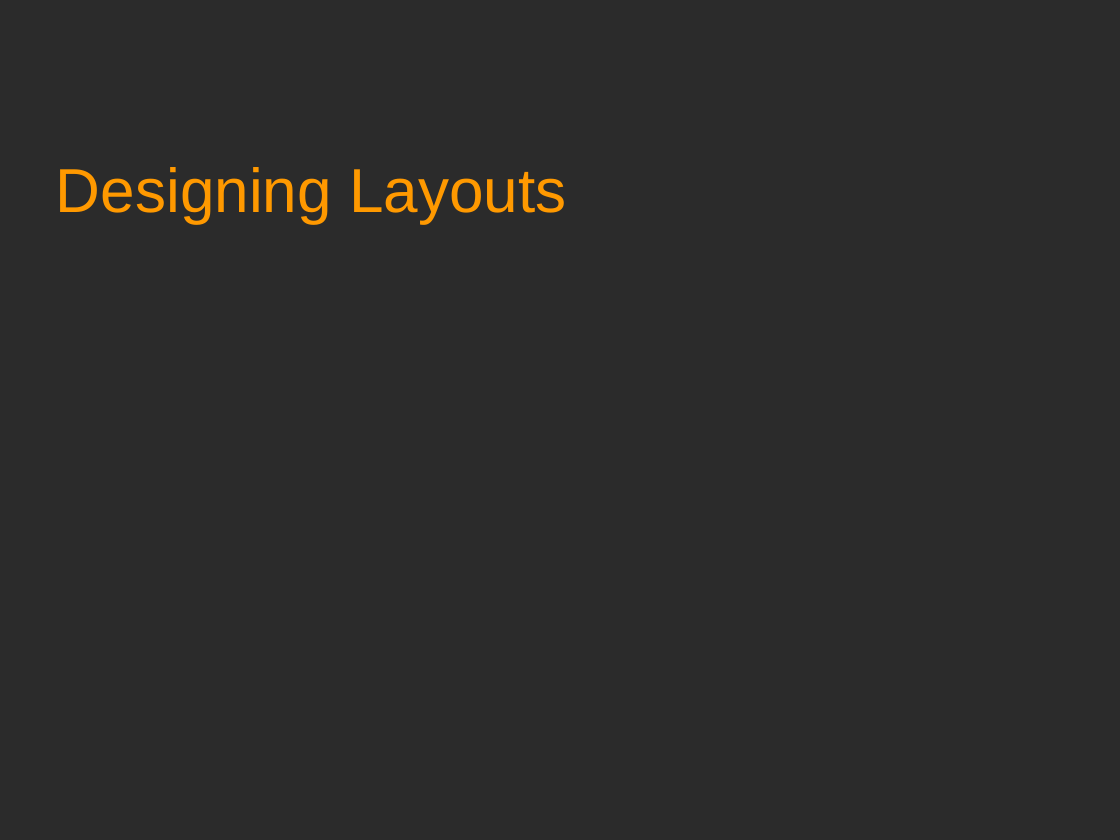
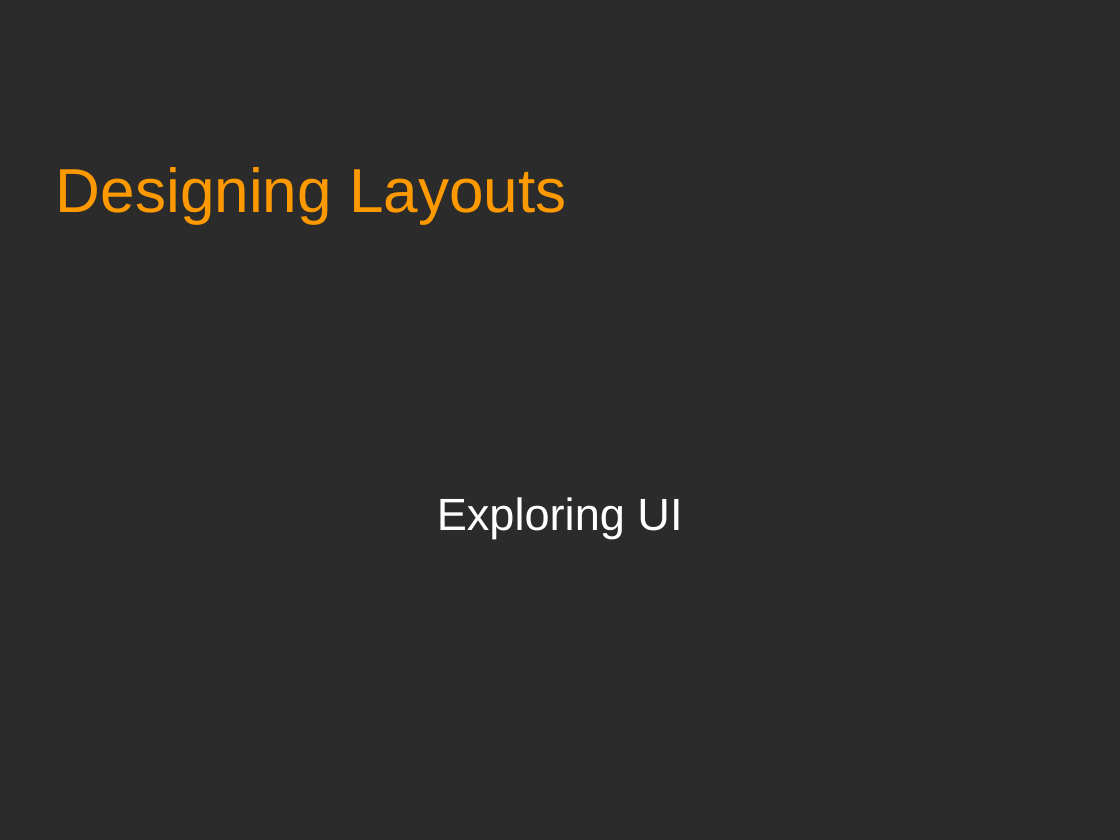
Before and after one commit to Academy-Soft-Intellect/Android-Programming-for-Beginners, a slide deck: slide 1 of 04_Designing_Layouts.odp. Drawn at 1120x840 pixels with LibreOffice and Linux fonts; fonts in the diff are those of the drawing; background and template pictures are left out; a plain dark background stands for a picture behind light text. Boxes give left, top, right and bottom in pixels: in the first picture for what was removed or moved away, otherwise in the second. Text is boxed around its words. In the diff, an @@ line names an element or a change of style, - is before the commit and + after.

```diff
--- a/04_Designing_Layouts.odp
+++ b/04_Designing_Layouts.odp
@@ subtitle added at (x1=437, y1=497, x2=682, y2=538), 32 pt, text #FFFFFF @@
+Exploring UI
```
Also in this commit, not shown: 1 other slide changed, 8 slides added.
